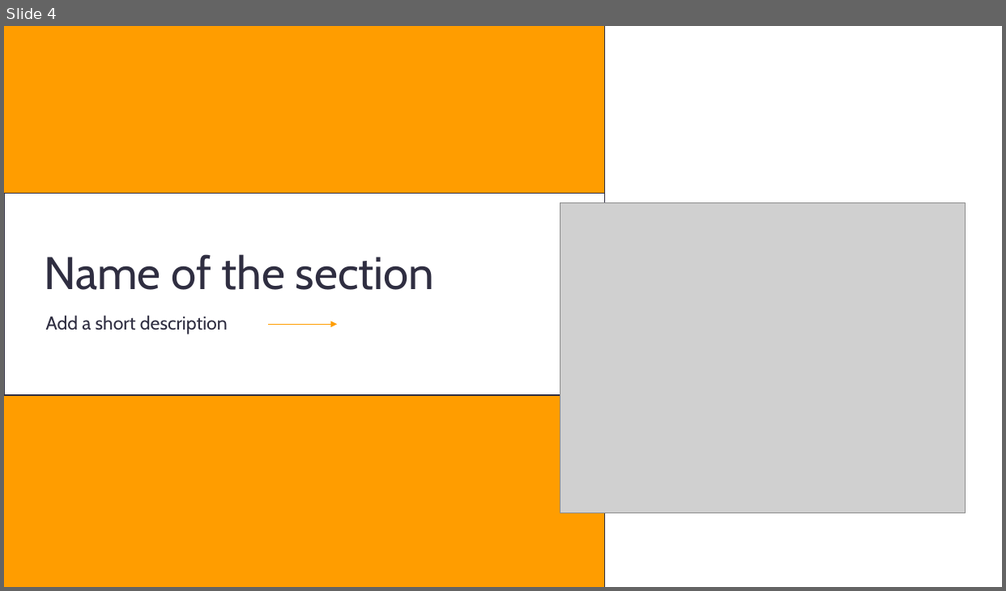
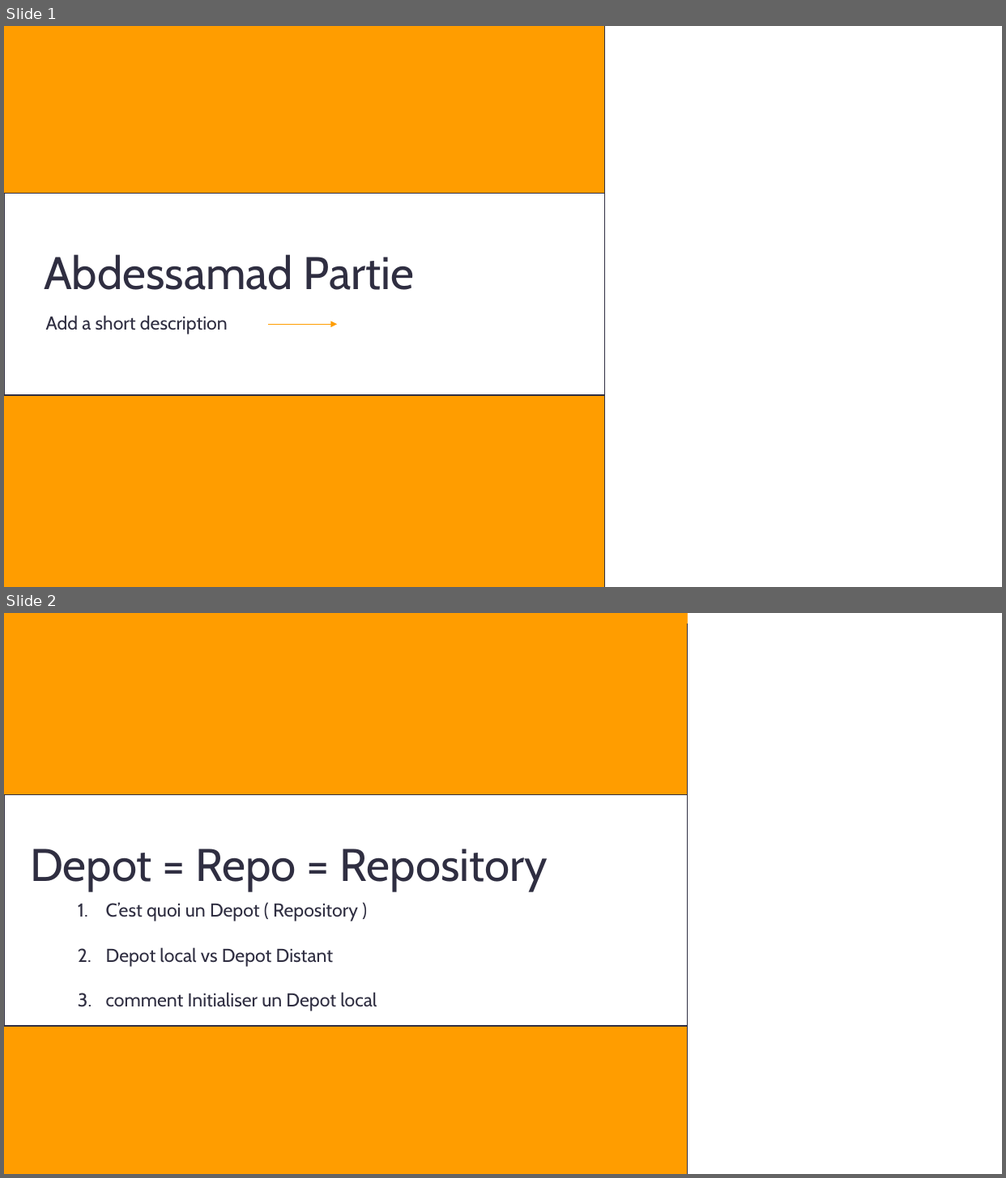
Before and after one commit to AbdessamadAbdaoui/Presentation_Git, a slide deck: presentation_Git.pptx. Shown one above the other, each under a label of ours: slide 4 before the commit, slides 1 and 2 after it. The pictures are 1006x591 and 1006x1178 pixels, drawn with LibreOffice and Linux fonts; fonts in the diff are those of the drawing; grey boxes stand for pictures. Boxes give left, top, right and bottom in pixels: in the first picture for what was removed or moved away, otherwise in the second. Text is boxed around its words. In the diff, an @@ line names an element or a change of style, - is before the commit and + after.

```diff
--- a/presentation_Git.pptx
+++ b/presentation_Git.pptx
@@ slide 2 added at (x1=4, y1=613, x2=1002, y2=1174), background #FF9D00 @@
@@ rectangle added at (x1=688, y1=613, x2=1002, y2=1174), fill #FFFFFF @@
@@ line added from (688, 624) to (688, 1174), #2F2E41 1 pt @@
@@ rectangle added at (x1=4, y1=795, x2=688, y2=1026), fill #FFFFFF, outline #2F2E41 1 pt @@
@@ text added at (x1=30, y1=849, x2=548, y2=892), 44 pt, text #2F2E41 @@
+Depot = Repo = Repository
@@ text added at (x1=106, y1=902, x2=377, y2=1012), 18 pt, text #2F2E41 @@
+1. C’est quoi un Depot ( Repository )
+2. Depot local vs Depot Distant
+3. comment Initialiser un Depot local
@@ what was slide 4 is now slide 1 @@
@@ slide 1 changed as well @@
@@ picture removed at (x1=560, y1=203, x2=965, y2=514) @@
@@ text at (x1=44, y1=254, x2=415, y2=290): text changed @@
-Name of the section
+Abdessamad Partie
```
Also in this commit, not shown: 1 other slide changed, 27 other slides added, 2 slides removed.
